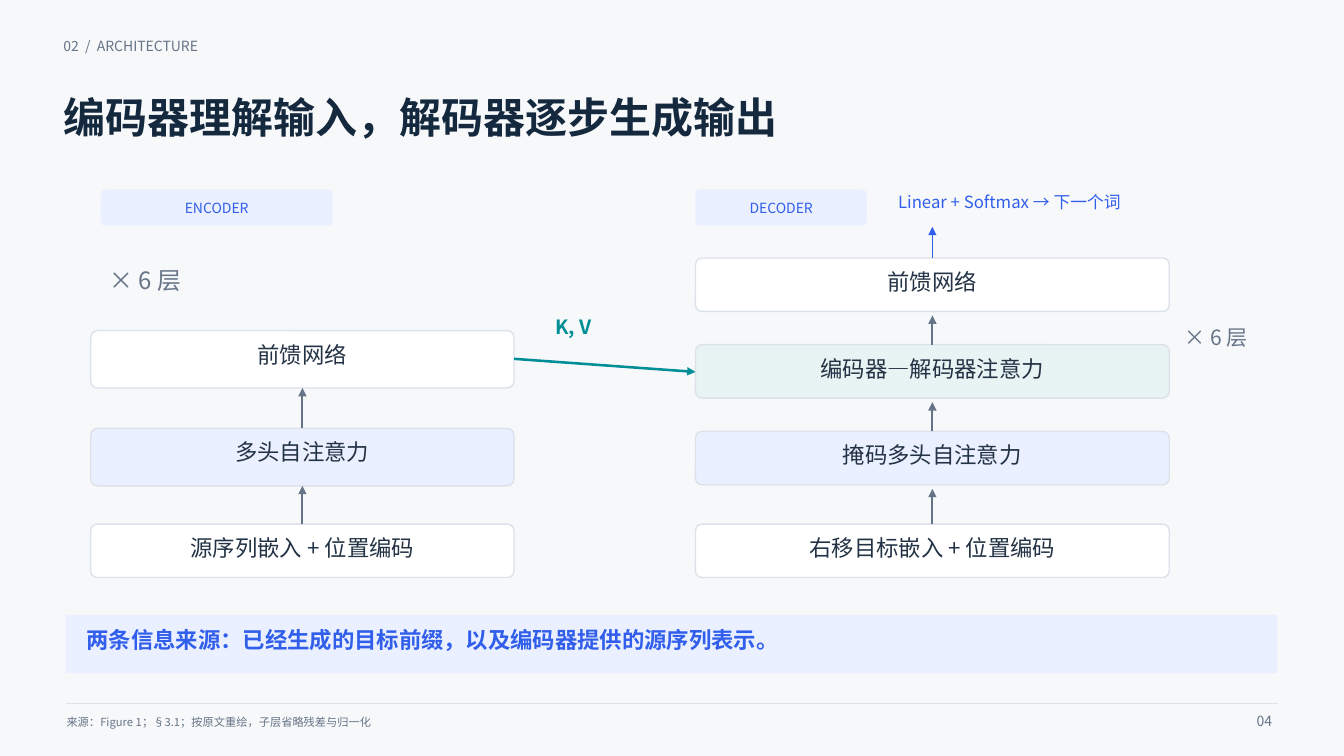
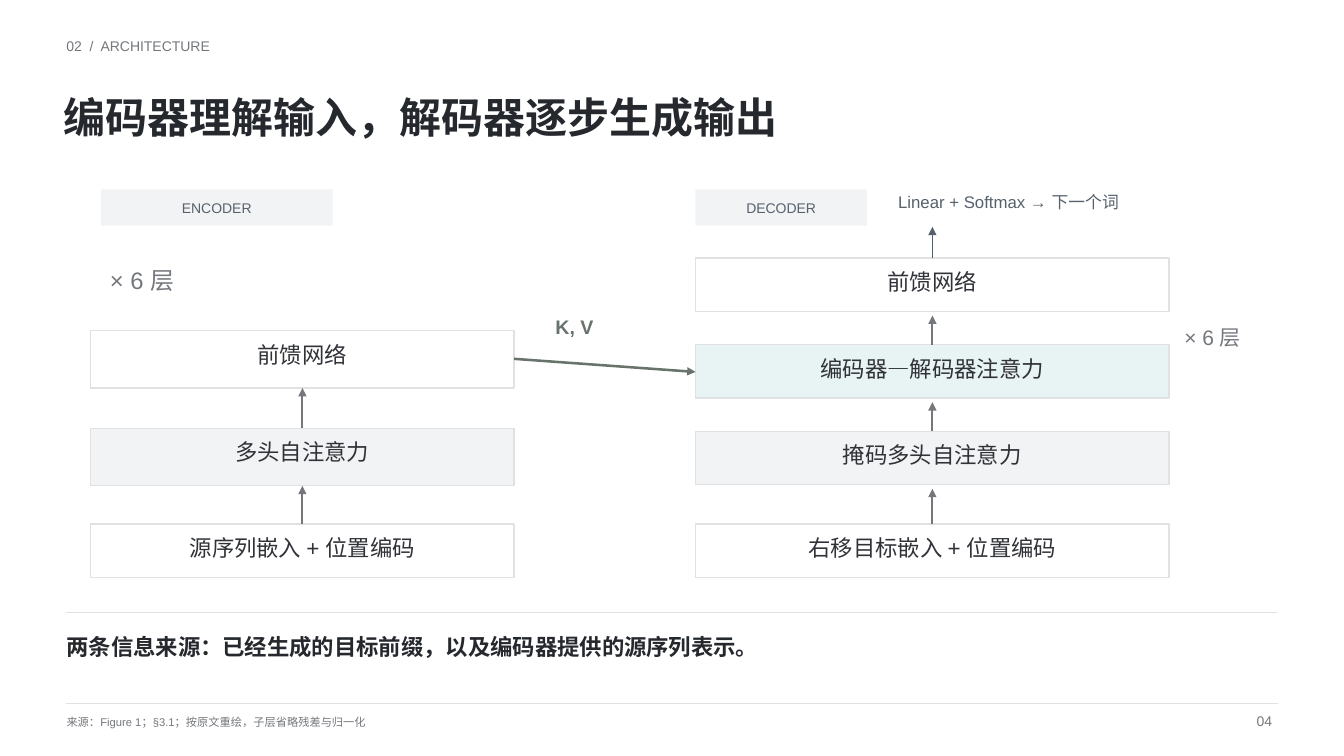
Before and after one commit to yueyunsun77-debug/yueyunsun77-debug, a slide deck: slide 4 of 组会汇报/第一次组会汇报/Transformer_组会汇报_简约学术版.pptx. Drawn at 1344x756 pixels with LibreOffice and Linux fonts; fonts in the diff are those of the drawing. Boxes give left, top, right and bottom in pixels: in the first picture for what was removed or moved away, otherwise in the second. Text is boxed around its words. In the diff, an @@ line names an element or a change of style, - is before the commit and + after.

```diff
--- a/组会汇报/第一次组会汇报/Transformer_组会汇报_简约学术版.pptx
+++ b/组会汇报/第一次组会汇报/Transformer_组会汇报_简约学术版.pptx
@@ background #F7F8FA to #FFFFFF @@
@@ font Noto Sans CJK SC to Arial, text colour #657487 to #74777C in 5 elements at (67,717,365,729), (1257,716,1273,726), (130,270,174,291), (1202,328,1241,347), (66,41,210,51) @@
@@ text "编码器理解输入，解码器逐步生成输出" at (63,97,777,139): font Noto Sans CJK SC to Arial, text colour #14283E to #25282D @@
@@ rectangle at (101,190,333,226): rounded rectangle to rectangle; fill #EAF0FF to #F2F3F4 @@
@@ rectangle at (696,190,867,226): rounded rectangle to rectangle; fill #EAF0FF to #F2F3F4 @@
@@ font Noto Sans CJK SC to Arial, text colour #315EEB to #56616C in 3 elements at (182,203,252,213), (746,203,816,213), (898,194,1119,210) @@
@@ arrow (933, 258) - (933, 227): stroke #315EEB 1.2 pt to #56616C 1.2 pt @@
@@ rounded rectangle to rectangle; outline #DCE2EA 1 pt to #DFE1E3 1 pt in 5 elements at (91,524,514,578), (91,331,514,388), (696,524,1170,578), (696,345,1170,398), (696,258,1170,312) @@
@@ text "K, V" at (555,320,593,337): font Noto Sans CJK SC to Arial, text colour #008E96 to #68736C @@
@@ arrow (933, 345) - (933, 316): stroke #657487 1.3 pt to #74777C 1.3 pt @@
@@ arrow (514, 359) - (696, 372): stroke #008E96 1.8 pt to #68736C 1.8 pt @@
@@ arrow (302, 429) - (302, 388): stroke #657487 1.3 pt to #74777C 1.3 pt @@
@@ arrow (933, 432) - (933, 402): stroke #657487 1.3 pt to #74777C 1.3 pt @@
@@ rectangle at (91,429,514,486): rounded rectangle to rectangle; fill #EAF0FF to #F2F3F4; outline #DCE2EA 1 pt to #DFE1E3 1 pt @@
@@ rectangle at (696,432,1170,485): rounded rectangle to rectangle; fill #EAF0FF to #F2F3F4; outline #DCE2EA 1 pt to #DFE1E3 1 pt @@
@@ arrow (302, 524) - (302, 486): stroke #657487 1.3 pt to #74777C 1.3 pt @@
@@ arrow (933, 524) - (933, 489): stroke #657487 1.3 pt to #74777C 1.3 pt @@
@@ text "右移目标嵌入 + 位置编码" at (809,537,1056,558): font Noto Sans CJK SC to Arial, text colour #233345 to #303238 @@
@@ rectangle removed at (66,615,1277,674) @@
@@ line added from (66, 613) to (1277, 613), #DFE1E3 0.9 pt @@
@@ text "两条信息来源：已经生成的目标前缀，以及编码器提供的源序列表示。": place and size @@
-text "两条信息来源：已经生成的目标前缀，以及编码器提供的源序列表示。" at (87,629,779,651)
+text "两条信息来源：已经生成的目标前缀，以及编码器提供的源序列表示。" at (66,636,758,658)
@@ text "两条信息来源：已经生成的目标前缀，以及编码器提供的源序列表示。" at (66,636,758,658): font Noto Sans CJK SC to Arial, text colour #315EEB to #25282D @@
```
Also in this commit, not shown: 18 other slides changed, 4 other files.
